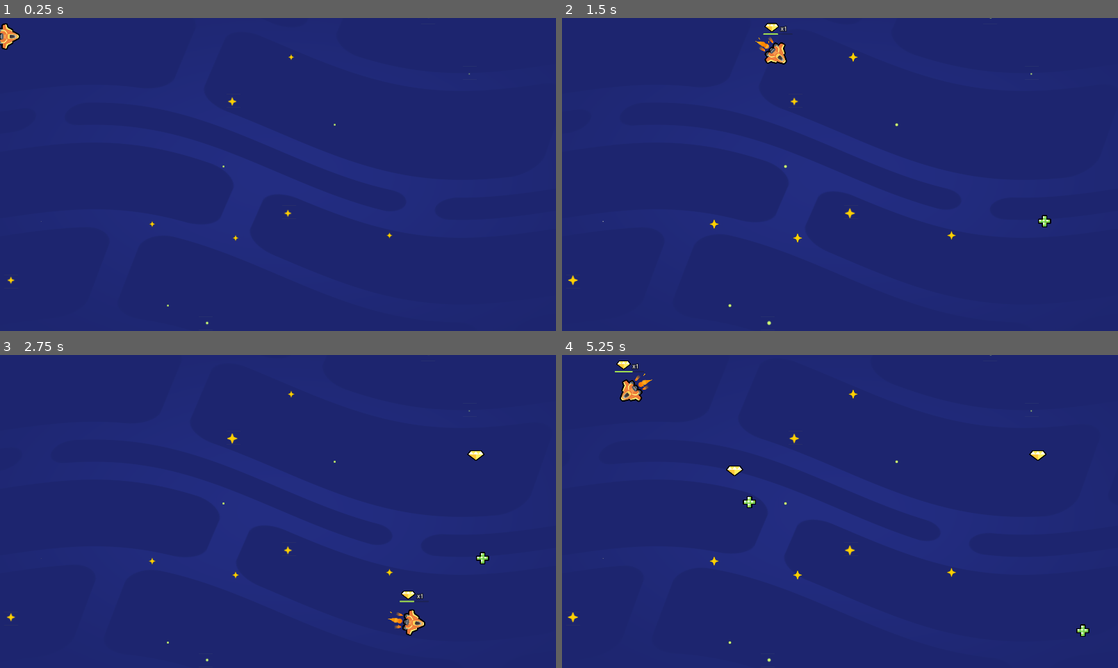
Above: before the commit, frames 1-4 (two rows, left to right).
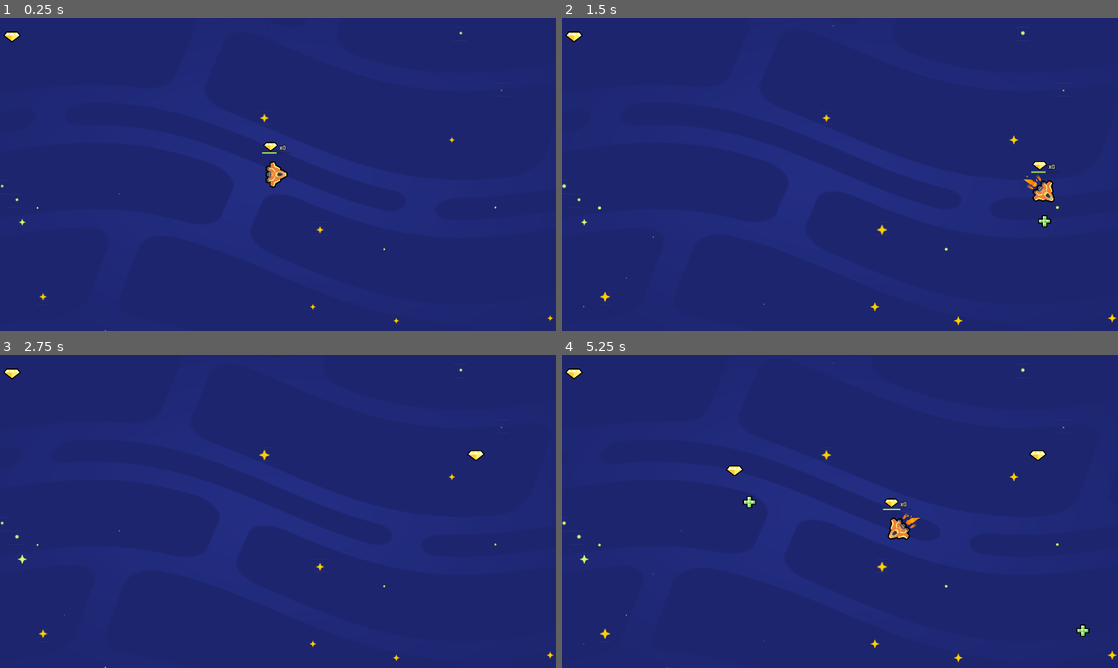
Above: after the commit, the same moments.

Repository: TDMXFFTF/2d-GameDev-Course
Game: Godot game, scene res://lessons/space_level.tscn
The game is run twice, just before and just after one commit, with the same random seed, the same clock (stepped at 60 frames per second) and the same inputs.
Inputs:
- Up to frame 1 (0.25 s): no input
- Up to frame 2 (1.5 s): tap Enter at 0.5 s; hold D (move_right) 0.53-1.28 s; hold S (move_down) from 1.28 s (still down)
- Up to frame 3 (2.75 s): release S (move_down) at 2.03 s; hold D (move_right) from 2.03 s (still down)
- Up to frame 4 (5.25 s): release D (move_right) at 2.78 s; hold W (move_up) 2.78-3.53 s; hold A (move_left) 3.53-5.03 s; hold S (move_down) from 5.03 s (still down)

The runs differ from the first frame. In frame 1, 0.7% of the frame differs, in the area x 0-100%, y 1-100%; in frame 2, 1.2%; in frame 3, 0.8%; in frame 4, 1.2%, in the area x 0-100%, y 0-100%.

Commit message:
L8 filter items from detecting each other

Diff:
--- a/05.loot_it_all_workbook/lessons/space_level.tscn
+++ b/05.loot_it_all_workbook/lessons/space_level.tscn
@@ -1,10 +1,8 @@
-[gd_scene load_steps=6 format=3 uid="uid://btkjymc78ap8d"]
+[gd_scene load_steps=4 format=3 uid="uid://btkjymc78ap8d"]
 
 [ext_resource type="PackedScene" uid="uid://dmv50krf4bo5r" path="res://lessons/ship.tscn" id="2_2j1u5"]
 [ext_resource type="PackedScene" uid="uid://comjbg2cx2k0d" path="res://lessons/random_item_placer.tscn" id="3_d2lae"]
 [ext_resource type="PackedScene" uid="uid://bxfevggvxo634" path="res://assets/background/space_background.tscn" id="3_e6xy1"]
-[ext_resource type="PackedScene" uid="uid://50ewaw3ss73m" path="res://lessons/health_pack.tscn" id="4_b7std"]
-[ext_resource type="PackedScene" uid="uid://u6hl4iamljf3" path="res://lessons/gem.tscn" id="5_7jx01"]
 
 [node name="Level" type="Node2D"]
 
@@ -15,9 +13,5 @@
 [node name="SpaceBackground" parent="." instance=ExtResource("3_e6xy1")]
 
 [node name="RandomItemPlacer" parent="." instance=ExtResource("3_d2lae")]
-position = Vector2(958, 547)
+position = Vector2(33.0001, 71)
 scale = Vector2(0.951715, 0.884773)
-
-[node name="HealthPack" parent="." instance=ExtResource("4_b7std")]
-
-[node name="Gem" parent="." instance=ExtResource("5_7jx01")]
